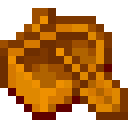
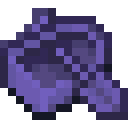
Two versions of the same layered image (w=128, h=128). Layer-by-layer changes:
added layer "Amethyst Deceiver" above "Honey" over [0, 8, 128, 120]
hid "Honey" over [0, 8, 128, 120]
